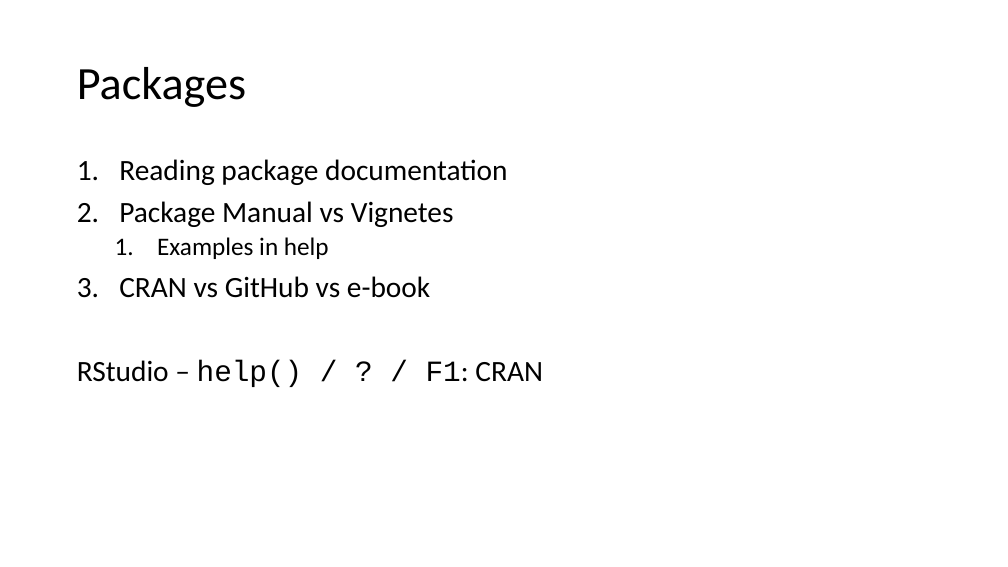
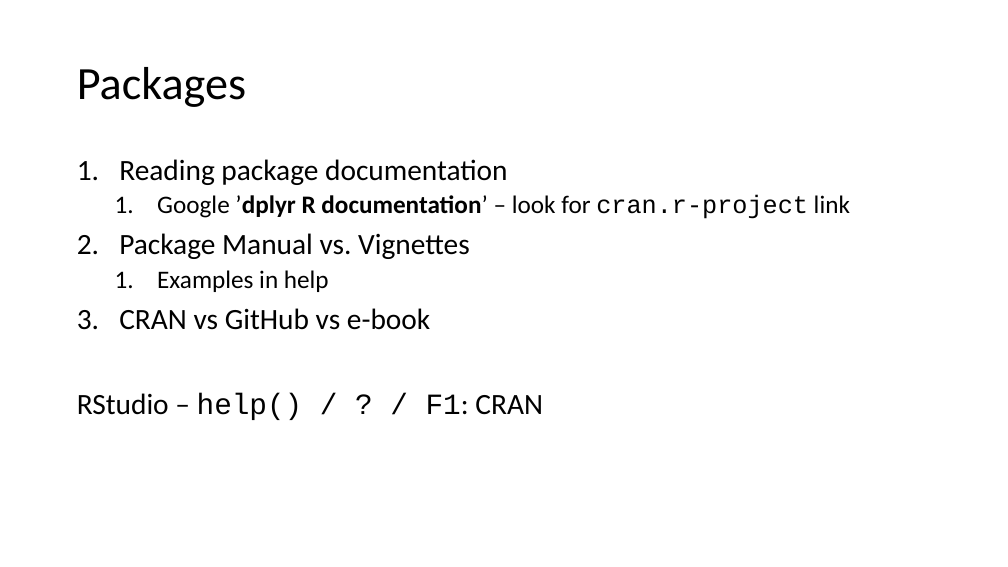
Before and after one commit to ruampimentel/SPSS_to_R, a slide deck: slide 25 of Slides - Data Cleaning.pptx (slide 21 before the commit). Drawn at 1008x567 pixels with LibreOffice and Linux fonts; fonts in the diff are those of the drawing. Boxes give left, top, right and bottom in pixels: in the first picture for what was removed or moved away, otherwise in the second. Text is boxed around its words. In the diff, an @@ line names an element or a change of style, - is before the commit and + after.

```diff
--- a/Slides - Data Cleaning.pptx
+++ b/Slides - Data Cleaning.pptx
@@ text at box(119, 195, 850, 259): text changed; size 28 to 24 pt @@
-2. Package Manual vs Vignetes
+  1. Google ’dplyr R documentation’ – look for cran.r-project link
+2. Package Manual vs. Vignettes
```
Also in this commit, not shown: 2 other slides changed, 4 slides added, 8 other files.
